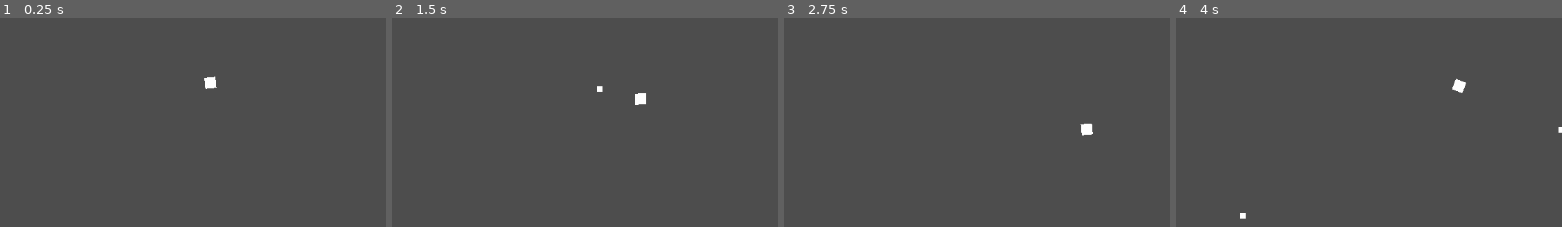
Above: before the commit, frames 1-4 (left to right).
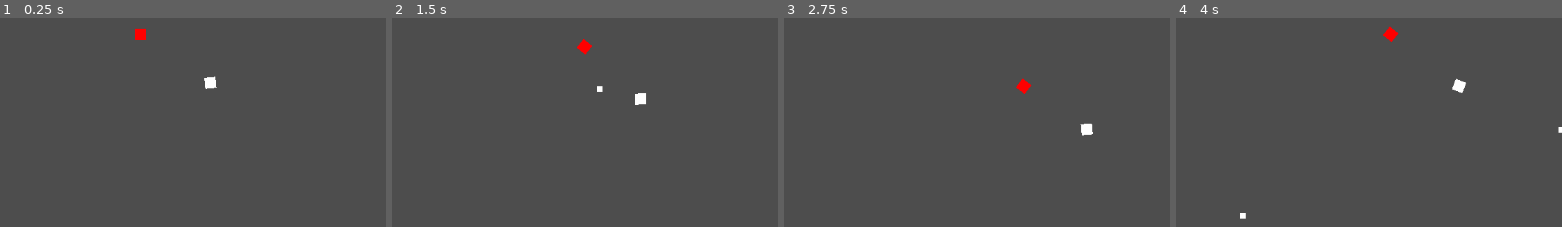
Above: after the commit, the same moments.

Repository: DemonKingSwarn/i-cant-stop-twinkling
Game: Godot game, scene res://Scenes/world.tscn
Two runs of this game, one before a commit and one after it. Both use one fixed random seed, a clock stepped at 60 frames per second and the inputs below.
Inputs (mouse positions are % of the whole screen's width and height, from its top left):
- Up to frame 1 (0.25 s): no input
- Up to frame 2 (1.5 s): tap Enter at 0.5 s; move the mouse to (71, 43) at 0.52 s; hold D (right) 0.53-1.28 s; click (71, 43) at 0.6 s; move the mouse to (28, 54) at 1.27 s; hold S (down) from 1.28 s (still down); click (28, 54) at 1.35 s
- Up to frame 3 (2.75 s): move the mouse to (59, 25) at 2.02 s; release S (down) at 2.03 s; hold D (right) from 2.03 s (still down); click (59, 25) at 2.1 s
- Up to frame 4 (4 s): move the mouse to (43, 70) at 2.77 s; release D (right) at 2.78 s; hold W (up) 2.78-3.53 s; click (43, 70) at 2.85 s; tap Space at 3.5 s; move the mouse to (79, 64) at 3.52 s; hold A (left) from 3.53 s (still down); click (79, 64) at 3.6 s
The pictures show only the part of the screen within x 21-71%, y 33-83%; the shares and areas given below are measured in that part.

The runs differ from the first frame. In frame 1, 0.1% of the frame differs, in the area x 34-38%, y 5-11%; in frame 2, 0.2%, in the area x 47-52%, y 10-18%; in frame 3, 0.2%; in frame 4, 0.2%.

Commit message:
enemy movement done

Diff:
--- a/Scenes/enemy.tscn
+++ b/Scenes/enemy.tscn
@@ -6,21 +6,13 @@
 [sub_resource type="RectangleShape2D" id="RectangleShape2D_anvyg"]
 size = Vector2(16, 16)
 
-[sub_resource type="CircleShape2D" id="CircleShape2D_owpom"]
-radius = 51.1566
+[node name="EnemyNode" type="Node2D"]
 
-[node name="Node2D" type="Node2D"]
-
-[node name="Enemy" type="CharacterBody2D" parent="."]
+[node name="CharacterBody2D" type="CharacterBody2D" parent="."]
 script = ExtResource("1_rafat")
 
-[node name="CollisionShape2D" type="CollisionShape2D" parent="Enemy"]
+[node name="CollisionShape2D" type="CollisionShape2D" parent="CharacterBody2D"]
 shape = SubResource("RectangleShape2D_anvyg")
 
-[node name="Sprite2D" type="Sprite2D" parent="Enemy"]
+[node name="Sprite2D" type="Sprite2D" parent="CharacterBody2D"]
 texture = ExtResource("2_jetwj")
-
-[node name="Area2D" type="Area2D" parent="Enemy"]
-
-[node name="CollisionShape2D" type="CollisionShape2D" parent="Enemy/Area2D"]
-shape = SubResource("CircleShape2D_owpom")
--- a/Scenes/world.tscn
+++ b/Scenes/world.tscn
@@ -1,8 +1,9 @@
-[gd_scene load_steps=6 format=3 uid="uid://c2s3h5w2iv532"]
+[gd_scene load_steps=7 format=3 uid="uid://c2s3h5w2iv532"]
 
 [ext_resource type="Script" path="res://Scripts/Player.gd" id="1_dsh76"]
 [ext_resource type="Script" path="res://Scripts/Marker2D.gd" id="2_lsgbw"]
 [ext_resource type="Texture2D" uid="uid://b54kgvtujy5dq" path="res://player.png" id="3_4u0ny"]
+[ext_resource type="PackedScene" uid="uid://bfl66njbox42k" path="res://Scenes/enemy.tscn" id="4_s8gu6"]
 
 [sub_resource type="RectangleShape2D" id="RectangleShape2D_2vshc"]
 size = Vector2(16, 16)
@@ -42,3 +43,6 @@
 
 [node name="Camera2D" type="Camera2D" parent="."]
 position = Vector2(10, -1)
+
+[node name="EnemyNode" parent="." instance=ExtResource("4_s8gu6")]
+position = Vector2(-91, -72)
--- a/Scripts/Enemy.gd
+++ b/Scripts/Enemy.gd
@@ -1,11 +1,15 @@
 extends CharacterBody2D
 
-var speed = 200
-var motion = Vector2.ZERO
-var player = null
+@export var speed = 100
+var playerPosition
+var targetPosition
+@onready var player = get_parent().get_parent().get_node("Player")
 
 func _physics_process(delta):
-	#aaaaaaaaamotion = Vector2.ZERO
-	if player:
-		velocity = position.direction_to(player.position * speed)
-	motion = move_and_slide()
+	playerPosition = player.global_position
+	targetPosition = (playerPosition - position).normalized()
+
+	if position.distance_to(playerPosition) > 3:
+		velocity = targetPosition * speed
+		move_and_slide()
+		look_at(playerPosition)
Not shown: 1 places in Scenes/enemy.tscn that only renumber resources
